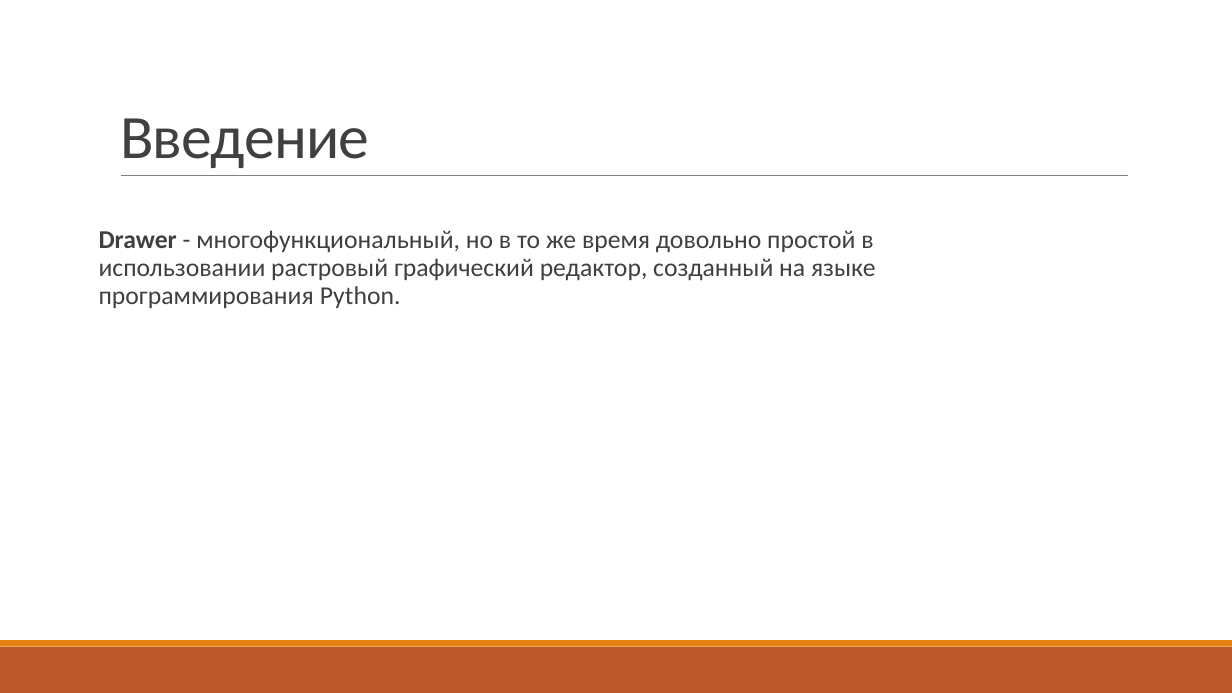
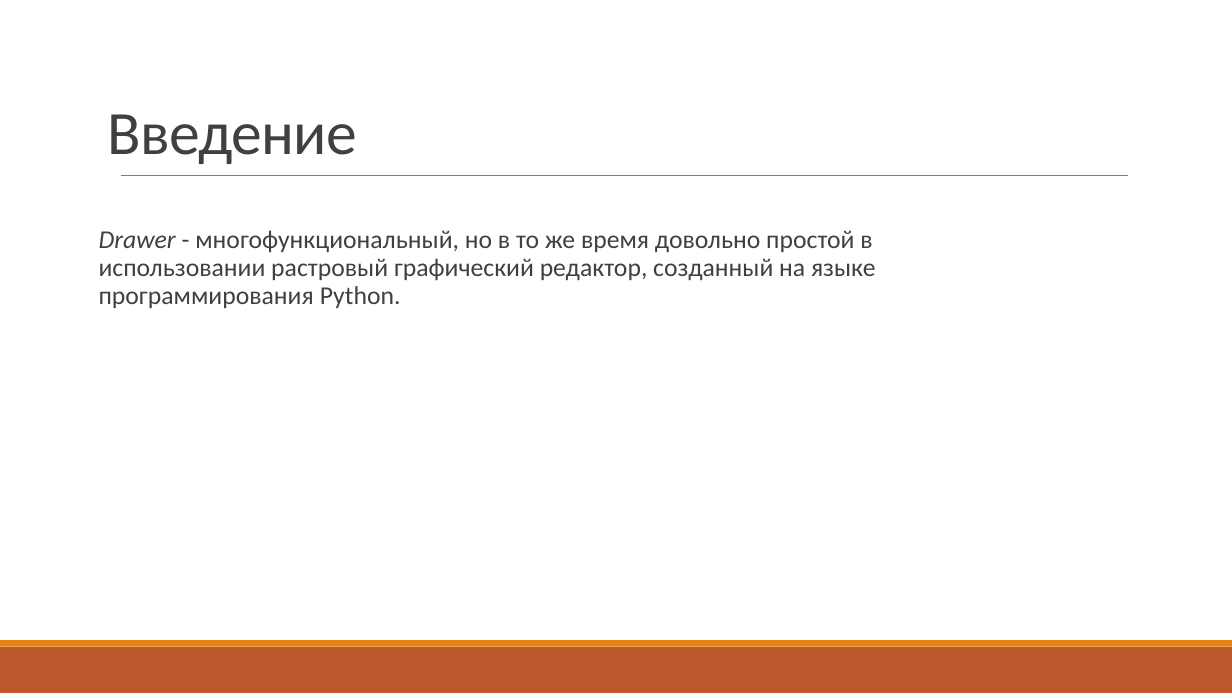
Before and after one commit to Chiplinka/Drawer, a slide deck: slide 2 of DrawerPresentation.pptx. Drawn at 1232x693 pixels with LibreOffice and Linux fonts; fonts in the diff are those of the drawing. Boxes give left, top, right and bottom in pixels: in the first picture for what was removed or moved away, otherwise in the second. Text is boxed around its words. In the diff, an @@ line names an element or a change of style, - is before the commit and + after.

```diff
--- a/DrawerPresentation.pptx
+++ b/DrawerPresentation.pptx
@@ title "Введение" moved from (x1=120, y1=118, x2=369, y2=168) to (x1=108, y1=114, x2=357, y2=164) @@
@@ text "Drawer - многофункциональный, но в ..." at (x1=99, y1=230, x2=876, y2=308): bold off, italic on in "Drawer" @@
```
Also in this commit, not shown: 3 other slides changed, 1 other file.
